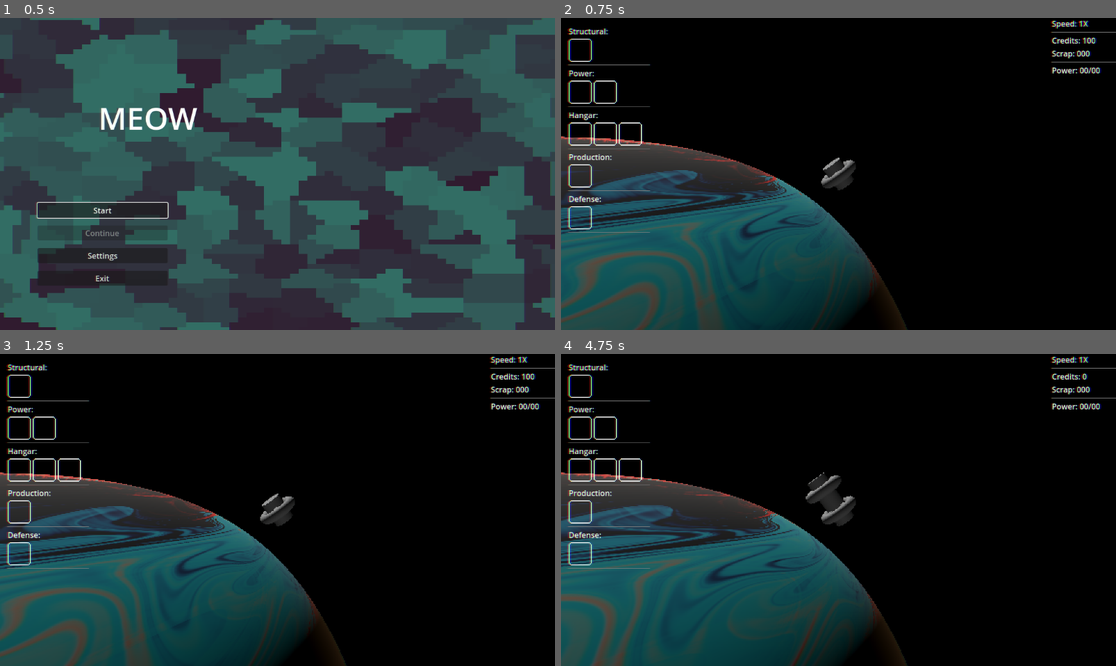
Above: before the commit, frames 1-4 (two rows, left to right).
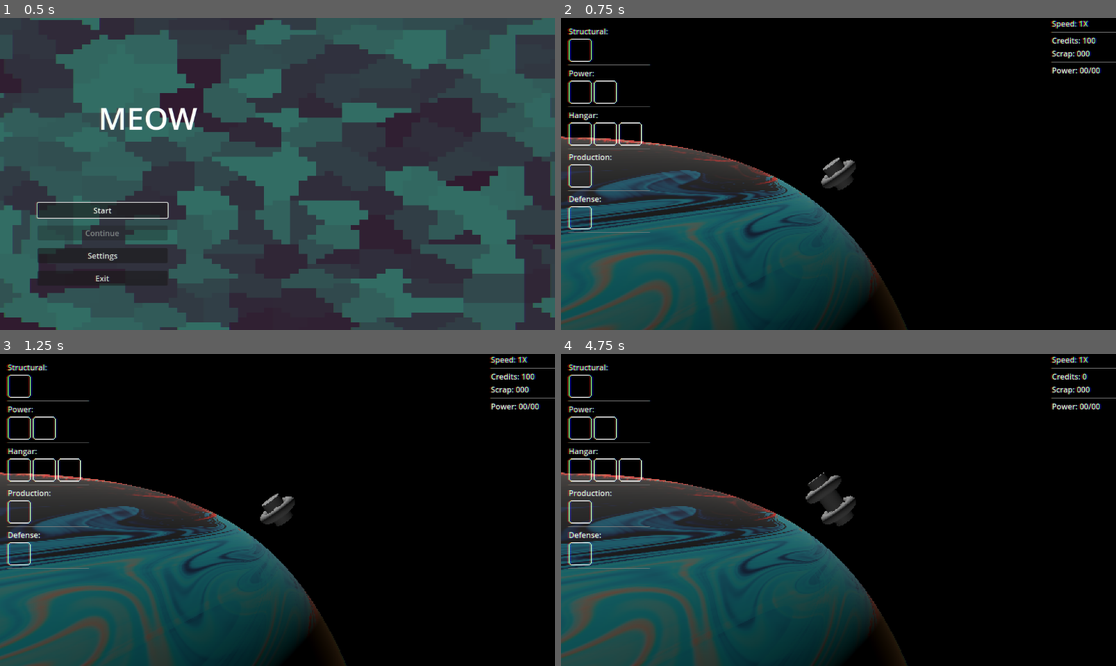
Above: after the commit, the same moments.

Repository: pjimenez1502/SpaceBoard
Game: Godot game, scene res://Components/Game/GAME.tscn
Same seed, same stepped clock (60 frames per second), same inputs: the game is played once before the commit and once after it.
Inputs (mouse positions are in pixels of both pictures, inside the frame that each line leads up to):
- Up to frame 1 (0.5 s): no input
- Up to frame 2 (0.75 s): click "Start" at 0.5 s
- Up to frame 3 (1.25 s): no input
- Up to frame 4 (4.75 s): click (577, 385) at 1.25 s; click (577, 428) at 2 s; click (605, 428) at 2.75 s; click (577, 469) at 3.5 s; click (605, 469) at 4.25 s

Frame 1 is identical in both runs. In frame 2, 3.4% of the frame differs, in the area x 0-57%, y 38-100%; in frame 3, 4.8%; in frame 4, 6.2%.

Commit message:
Civ_Hangar behaviour

Diff:
--- a/Components/FleetScene/debug_data.gd
+++ /dev/null
@@ -1,11 +0,0 @@
-extends Control
-
-@onready var scrap_value: Label = $VBoxContainer/Scrap
-@onready var alloy_value: Label = $VBoxContainer/Alloy
-@onready var fuel_value: Label = $VBoxContainer/Fuel
-@onready var jump_fuel_value: Label = $"VBoxContainer/Jump Fuel"
-@onready var crew_value: Label = $VBoxContainer/Crew
-@onready var pilot_value: Label = $VBoxContainer/Pilot
-@onready var civilians_value: Label = $VBoxContainer/Civilians
-@onready var food_value: Label = $VBoxContainer/Food
-@onready var water_value: Label = $VBoxContainer/Water
--- a/Components/FleetScene/fleet_scene.tscn
+++ /dev/null
@@ -1,187 +0,0 @@
-[gd_scene load_steps=8 format=3 uid="uid://td11omhafxhr"]
-
-[ext_resource type="Shader" uid="uid://capyldf343kln" path="res://Shader/Edge Detection.gdshader" id="1_dhtdo"]
-[ext_resource type="PackedScene" uid="uid://0q66jogyjlyw" path="res://Data/Ships/Capital/Test/Test_Capital_Scene.tscn" id="1_niyqh"]
-[ext_resource type="Script" uid="uid://bdma2kdsv6is4" path="res://Components/FleetScene/debug_data.gd" id="3_320as"]
-
-[sub_resource type="PlaneMesh" id="PlaneMesh_niyqh"]
-
-[sub_resource type="ShaderMaterial" id="ShaderMaterial_320as"]
-render_priority = 0
-shader = ExtResource("1_dhtdo")
-shader_parameter/depth_threshold = 0.05
-shader_parameter/reverse_depth_threshold = 0.25
-shader_parameter/normal_threshold = 0.6
-shader_parameter/darken_amount = 0.3
-shader_parameter/lighten_amount = 1.5
-shader_parameter/normal_edge_bias = Vector3(1, 1, 1)
-shader_parameter/light_direction = Vector3(-0.96, -0.18, 0.2)
-
-[sub_resource type="PlaneMesh" id="PlaneMesh_p4ppq"]
-orientation = 0
-
-[sub_resource type="Environment" id="Environment_niyqh"]
-background_mode = 1
-glow_enabled = true
-fog_light_color = Color(0, 0, 0, 1)
-
-[node name="FleetScene" type="Control"]
-layout_mode = 3
-anchors_preset = 15
-anchor_right = 1.0
-anchor_bottom = 1.0
-grow_horizontal = 2
-grow_vertical = 2
-
-[node name="SubViewportContainer" type="SubViewportContainer" parent="."]
-texture_filter = 1
-layout_mode = 1
-anchors_preset = 15
-anchor_right = 1.0
-anchor_bottom = 1.0
-grow_horizontal = 2
-grow_vertical = 2
-stretch = true
-stretch_shrink = 2
-
-[node name="SubViewport" type="SubViewport" parent="SubViewportContainer"]
-handle_input_locally = false
-size = Vector2i(576, 324)
-render_target_update_mode = 4
-
-[node name="FleetScene" type="Node3D" parent="SubViewportContainer/SubViewport"]
-
-[node name="Camera3D" type="Camera3D" parent="SubViewportContainer/SubViewport/FleetScene"]
-transform = Transform3D(-4.2222e-08, -0.258819, 0.965926, -1.13133e-08, 0.965926, 0.258819, -1, 0, -4.37114e-08, 24.1983, 6, 0.158956)
-
-[node name="MeshInstance3D" type="MeshInstance3D" parent="SubViewportContainer/SubViewport/FleetScene/Camera3D"]
-mesh = SubResource("PlaneMesh_niyqh")
-surface_material_override/0 = SubResource("ShaderMaterial_320as")
-
-[node name="Background?" type="MeshInstance3D" parent="SubViewportContainer/SubViewport/FleetScene"]
-transform = Transform3D(1, 0, 0, 0, 1, 0, 0, 0, 1, -40, 0, 0)
-visible = false
-mesh = SubResource("PlaneMesh_p4ppq")
-
-[node name="Test Capital" parent="SubViewportContainer/SubViewport/FleetScene" instance=ExtResource("1_niyqh")]
-
-[node name="WorldEnvironment" type="WorldEnvironment" parent="SubViewportContainer/SubViewport/FleetScene"]
-environment = SubResource("Environment_niyqh")
-
-[node name="DebugData" type="Control" parent="."]
-anchors_preset = 0
-offset_left = 20.0
-offset_top = 298.0
-offset_right = 204.0
-offset_bottom = 574.0
-script = ExtResource("3_320as")
-
-[node name="VBoxContainer" type="VBoxContainer" parent="DebugData"]
-layout_mode = 1
-anchors_preset = 15
-anchor_right = 1.0
-anchor_bottom = 1.0
-grow_horizontal = 2
-grow_vertical = 2
-
-[node name="Scrap" type="Label" parent="DebugData/VBoxContainer"]
-layout_mode = 2
-text = "Scrap"
-
-[node name="Alloy" type="Label" parent="DebugData/VBoxContainer"]
-layout_mode = 2
-text = "Scrap"
-
-[node name="HSeparator" type="HSeparator" parent="DebugData/VBoxContainer"]
-layout_mode = 2
-
-[node name="Fuel" type="Label" parent="DebugData/VBoxContainer"]
-layout_mode = 2
-text = "Scrap"
-
-[node name="Jump Fuel" type="Label" parent="DebugData/VBoxContainer"]
-layout_mode = 2
-text = "Scrap"
-
-[node name="HSeparator2" type="HSeparator" parent="DebugData/VBoxContainer"]
-layout_mode = 2
-
-[node name="Crew" type="Label" parent="DebugData/VBoxContainer"]
-layout_mode = 2
-text = "Scrap"
-
-[node name="Pilot" type="Label" parent="DebugData/VBoxContainer"]
-layout_mode = 2
-text = "Scrap"
-
-[node name="Civilians" type="Label" parent="DebugData/VBoxContainer"]
-layout_mode = 2
-text = "Scrap"
-
-[node name="HSeparator3" type="HSeparator" parent="DebugData/VBoxContainer"]
-layout_mode = 2
-
-[node name="Food" type="Label" parent="DebugData/VBoxContainer"]
-layout_mode = 2
-text = "Scrap"
-
-[node name="Water" type="Label" parent="DebugData/VBoxContainer"]
-layout_mode = 2
-text = "Scrap"
-
-[node name="Control" type="Control" parent="."]
-layout_mode = 1
-anchors_preset = 10
-anchor_right = 1.0
-offset_bottom = 63.0
-grow_horizontal = 2
-
-[node name="Label" type="Label" parent="Control"]
-layout_mode = 0
-offset_left = 92.0
-offset_top = 15.0
-offset_right = 320.0
-offset_bottom = 38.0
-text = "Icons and values of resources"
-
-[node name="Map button" type="Button" parent="Control"]
-layout_mode = 1
-anchors_preset = 8
-anchor_left = 0.5
-anchor_top = 0.5
-anchor_right = 0.5
-anchor_bottom = 0.5
-offset_left = -54.0
-offset_top = -22.5
-offset_right = 54.0
-offset_bottom = 23.5
-grow_horizontal = 2
-grow_vertical = 2
-text = "MAP"
-
-[node name="Map button2" type="Button" parent="Control"]
-layout_mode = 1
-anchors_preset = -1
-anchor_left = 0.5
-anchor_top = 0.492
-anchor_right = 0.5
-anchor_bottom = 0.5
-offset_left = -170.0
-offset_top = -25.996
-offset_right = -87.0
-offset_bottom = 27.5
-grow_horizontal = 2
-grow_vertical = 2
-text = "Ship and
-Inventory"
-
-[node name="Map button3" type="Button" parent="Control"]
-layout_mode = 1
-anchors_preset = 1
-anchor_left = 1.0
-anchor_right = 1.0
-offset_left = -72.0
-offset_bottom = 36.0
-grow_horizontal = 0
-text = "Options
-"
--- /dev/null
+++ b/Components/Ship/Ship.gd
@@ -0,0 +1,13 @@
+extends Node3D
+class_name Ship
+
+signal SHIP_ARRIVED
+
+func navigate(origin: Vector3, entry: Vector3, target:Vector3) -> void:
+	global_position = origin
+	var tween: Tween = get_tree().create_tween()
+	tween.tween_property(self, "global_position", entry, 4).set_trans(Tween.TRANS_EXPO)
+	tween.tween_property(self, "global_position", target, 1).set_trans(Tween.TRANS_EXPO)
+	await tween.finished
+	SHIP_ARRIVED.emit()
+	queue_free()
--- /dev/null
+++ b/Components/Ship/Ship_Civ_S.tscn
@@ -0,0 +1,13 @@
+[gd_scene load_steps=3 format=3 uid="uid://dg57o3101dvnk"]
+
+[ext_resource type="Script" uid="uid://vux0w25nub37" path="res://Components/Ship/Ship.gd" id="1_mu8j1"]
+
+[sub_resource type="PrismMesh" id="PrismMesh_mu8j1"]
+size = Vector3(0.1, 0.1, 0.025)
+
+[node name="Ship_Civ_S" type="Node3D"]
+script = ExtResource("1_mu8j1")
+
+[node name="MeshInstance3D" type="MeshInstance3D" parent="."]
+transform = Transform3D(1, 0, 0, 0, -4.37114e-08, 1, 0, -1, -4.37114e-08, 0, 0, 0)
+mesh = SubResource("PrismMesh_mu8j1")
--- a/Components/SpaceBoard/EntityTracker.gd
+++ /dev/null
@@ -1 +0,0 @@
-extends Node
--- a/Components/SpaceBoard/Grid/GridMaterial.tres
+++ /dev/null
@@ -1,7 +0,0 @@
-[gd_resource type="ShaderMaterial" load_steps=2 format=3 uid="uid://c8qnbcpkvrss7"]
-
-[ext_resource type="Shader" uid="uid://do506srfflaq4" path="res://Shader/GridShader.tres" id="1_7uep3"]
-
-[resource]
-render_priority = 0
-shader = ExtResource("1_7uep3")
--- a/Components/SpaceBoard/Grid/HexGrid.gd
+++ /dev/null
@@ -1,40 +0,0 @@
-@tool
-extends Node3D
-class_name HexGrid
-
-const TILE_SIZE : float = 1.0
-const HEX_TILE = preload("res://Components/SpaceBoard/Grid/hex_tile.tscn")
-
-@onready var camera_3d: Camera3D = $"../Camera3D"
-
-@export var board_size : Vector2 = Vector2(19,8)
-@export_tool_button("Generate Grid")
-var button_call: Callable = generate_grid
-
-func _ready() -> void:
-	generate_grid()
-
-func generate_grid() -> void:
-	clear_grid()
-	for x in range(board_size.x):
-		var tile_coordinates : Vector2 = Vector2.ZERO
-		tile_coordinates.x = x * TILE_SIZE * cos(deg_to_rad(30))
-		tile_coordinates.y = (0 if x % 2 == 0 else TILE_SIZE/2)
-		for y in range(board_size.y):
-			var tile : HexTile = HEX_TILE.instantiate()
-			add_child(tile)
-			tile.translate(Vector3(tile_coordinates.x, 0, tile_coordinates.y))
-			tile_coordinates.y += TILE_SIZE
-
-	place_camera()
-
-func clear_grid() -> void:
-	for child in get_children():
-		remove_child(child)
-		child.queue_free()
-
-func place_camera() -> void:
-	camera_3d.position = Vector3(
-		TILE_SIZE * cos(deg_to_rad(30)) * int(board_size.x/2),
-		7,
-		TILE_SIZE * int(board_size.y/2))
--- a/Components/SpaceBoard/Grid/Tile.gd
+++ /dev/null
@@ -1,4 +0,0 @@
-extends Node3D
-class_name HexTile
-
-var coords : Vector2
--- a/Components/SpaceBoard/Grid/hex_tile.tscn
+++ /dev/null
@@ -1,9 +0,0 @@
-[gd_scene load_steps=3 format=3 uid="uid://cqfclfb82y348"]
-
-[ext_resource type="PackedScene" uid="uid://x67a7672omy7" path="res://Components/SpaceBoard/Grid/Hexagon.glb" id="1_075r0"]
-[ext_resource type="Script" uid="uid://cft2qgdj5jnup" path="res://Components/SpaceBoard/Grid/Tile.gd" id="1_i0nl4"]
-
-[node name="HexTile" type="Node3D"]
-script = ExtResource("1_i0nl4")
-
-[node name="Hexagon2" parent="." instance=ExtResource("1_075r0")]
--- a/Components/SpaceBoard/space_board.tscn
+++ /dev/null
@@ -1,21 +0,0 @@
-[gd_scene load_steps=3 format=3 uid="uid://hmpf3cvbehri"]
-
-[ext_resource type="Script" uid="uid://ne6iawypd805" path="res://Components/SpaceBoard/EntityTracker.gd" id="1_k48fm"]
-[ext_resource type="Script" uid="uid://bdskrcuy0ckmv" path="res://Components/SpaceBoard/Grid/HexGrid.gd" id="2_yy6r5"]
-
-[node name="SpaceBoard" type="Node3D"]
-
-[node name="EntityTracker" type="Node" parent="."]
-script = ExtResource("1_k48fm")
-
-[node name="Grid" type="Node3D" parent="."]
-transform = Transform3D(1, 0, 0, 0, 1, 0, 0, 0, 1, 0.00580144, 0, -0.0348797)
-script = ExtResource("2_yy6r5")
-
-[node name="Camera3D" type="Camera3D" parent="."]
-transform = Transform3D(1, 0, 0, 0, -4.37114e-08, 1, 0, -1, -4.37114e-08, 7.79423, 7, 4)
-
-[node name="DirectionalLight3D" type="DirectionalLight3D" parent="."]
-transform = Transform3D(1, 0, 0, 0, -4.37114e-08, 1, 0, -1, -4.37114e-08, 0, 8.21117, 0)
-
-[node name="GridMap" type="GridMap" parent="."]
--- a/Components/Station/Station Components/Attachments/hangar_civ.gd
+++ b/Components/Station/Station Components/Attachments/hangar_civ.gd
@@ -1,7 +1,61 @@
 extends StationAttachment
+
+var ship_objects: Dictionary = {
+	"s": preload("res://Components/Ship/Ship_Civ_S.tscn")
+}
+
+@onready var working_timer: Timer = %WorkingTimer
+@onready var landing_target: Node3D = %LandingTarget
+@onready var entry_target: Node3D = %EntryTarget
+@onready var ship_space: Node = %ShipSpace
 
 @export var ship_frequency : int
 
-func on_update() -> void:
-	## Manage ship spawning, docking, income, ship undocking and despawning
-	pass
+var ship_count: int = 0
+var max_ship_count: int = 2
+
+func on_build() -> void:
+	super.on_build()
+	start_work_timer()
+	powered = true ##CHEATING POWER ON
+
+func on_work() -> void:
+	check_spawn_condition()
+
+func check_spawn_condition() -> void:
+	if !powered:
+		return
+	if ship_count >= max_ship_count:
+		return
+	spawn_incoming_ship()
+
+func spawn_incoming_ship() -> void:
+	spawn_ship(get_random_point(), landing_target.global_position).SHIP_ARRIVED.connect(start_ship_exit_timer)
+	ship_count += 1
+
+func spawn_outgoing_ship() -> void:
+	spawn_ship(landing_target.global_position, get_random_point())
+	ship_count -= 1
+	ResourceDirector.update_value("credits", 10)
+
+func spawn_ship(origin: Vector3, target: Vector3) -> Ship:
+	var ship: Ship = select_ship_model()
+	ship_space.add_child(ship)
+	ship.navigate(origin, entry_target.global_position, target)
+	return ship
+
+func select_ship_model() -> Ship:
+	return ship_objects.values().pick_random().instantiate()
+
+func start_ship_exit_timer() -> void:
+	get_tree().create_timer(30).timeout.connect(spawn_outgoing_ship)
+
+func get_random_point() -> Vector3:
+	var distance: int = 20
+	var rand_angle: int = randi_range(0,6)
+	var rand_point : Vector2 = distance * Vector2.from_angle(rand_angle)
+	return Vector3(rand_point.x, randi_range(-10,10), rand_point.y)
+
+func start_work_timer() -> void:
+	working_timer.start(5)
+	working_timer.timeout.connect(on_work)
--- a/Components/Station/Station Components/Attachments/hangar_civ.tscn
+++ b/Components/Station/Station Components/Attachments/hangar_civ.tscn
@@ -43,3 +43,17 @@
 [node name="MeshInstance3D3" type="MeshInstance3D" parent="Mesh/Levels/lvl_3"]
 transform = Transform3D(0.793353, 0, -0.608761, 0, 1, 0, 0.608761, 0, 0.793353, 0.421, 0, 0.2)
 mesh = SubResource("BoxMesh_62t6p")
+
+[node name="LandingTarget" type="Node3D" parent="."]
+unique_name_in_owner = true
+transform = Transform3D(1, 0, 0, 0, 1, 0, 0, 0, 1, 0.45, 0, -0.126399)
+
+[node name="EntryTarget" type="Node3D" parent="."]
+unique_name_in_owner = true
+transform = Transform3D(1, 0, 0, 0, 1, 0, 0, 0, 1, 1.13117, 0, 0)
+
+[node name="ShipSpace" type="Node" parent="."]
+unique_name_in_owner = true
+
+[node name="WorkingTimer" type="Timer" parent="."]
+unique_name_in_owner = true
--- a/Components/Station/Station Components/Attachments/power_reactor.gd
+++ b/Components/Station/Station Components/Attachments/power_reactor.gd
@@ -1,12 +1,12 @@
 extends StationAttachment
 
-@export var power: int = 40
 @onready var refuel_check_timer: Timer = %RefuelCheckTimer
 @onready var power_generation_timer: Timer = %PowerGenerationTimer
+@export var power_gen: int = 40
 
-var working: bool = false
 
 func on_build() -> void:
+	super.on_build()
 	check_refuel()
 
 func on_shutdown() -> void:
@@ -16,8 +16,8 @@
 	generating_power(ResourceDirector.check_cost({"reactor_fuel": 1}))
 
 func generating_power(value: bool) -> void:
-	working = value
-	var generated_power: int = power if working else 0
+	powered = value
+	var generated_power: int = power_gen if powered else 0
 	ResourceDirector.update_power_gen(attachment_id, generated_power)
 	print("REACTOR %d is generating %d power" % [attachment_id, generated_power])
 
--- a/Components/Station/Station Components/station_attatchment.gd
+++ b/Components/Station/Station Components/station_attatchment.gd
@@ -9,6 +9,8 @@
 var attachment_id: int
 var attachment_slot: int
 var attatchment_level: int = 1
+
+var powered: bool
 
 func set_level(level:int) -> void:
 	attatchment_level = level
@@ -24,7 +26,8 @@
 			lvl_3.visible = true
 
 func on_build() -> void:
-	pass
+	ResourceDirector.power_check()
+
 func on_update() -> void:
 	pass
 func on_shutdown() -> void:
--- a/Components/Station/station_scene.tscn
+++ b/Components/Station/station_scene.tscn
@@ -31,7 +31,7 @@
 shader_parameter/rimRetraction = 2.0
 shader_parameter/rimBrightness = 1.0
 shader_parameter/rimColor = Color(0.7, 0.5, 0.3, 1)
-shader_parameter/animationSpeed = 0.1
+shader_parameter/animationSpeed = 0.02
 shader_parameter/distortionStrength = 0.25
 
 [sub_resource type="BoxMesh" id="BoxMesh_qpcng"]
@@ -100,6 +100,10 @@
 mesh = SubResource("PlaneMesh_11fnl")
 surface_material_override/0 = SubResource("ShaderMaterial_b54n2")
 
+[node name="TOP DEBUG" type="Camera3D" parent="SubViewportContainer/SubViewport/Station Scene/CameraPivot"]
+transform = Transform3D(1, 0, 0, 0, -4.37114e-08, 1, 0, -1, -4.37114e-08, 3.85279e-06, 9.78628, -3.39233e-07)
+far = 40000.0
+
 [node name="PlanetShader" type="MeshInstance3D" parent="SubViewportContainer/SubViewport/Station Scene"]
 transform = Transform3D(1, 0, 0, 0, 1, 0, 0, 0, 1, -696.262, -895.603, -656.448)
 mesh = SubResource("BoxMesh_qpcng")
--- a/Components/_Global/Resource_Director.gd
+++ b/Components/_Global/Resource_Director.gd
@@ -83,6 +83,11 @@
 	power_uses[id] = value
 	send_power_update()
 
+func power_check() -> void:
+	## Run through each power user and check if there is enough power remaining
+	## Power as many as posible
+	pass
+
 func send_resource_update() -> void:
 	RESOURCES_UPDATE.emit(resources)
 func send_power_update() -> void:
--- a/Data/Attachments/Hangar_Civ.tres
+++ b/Data/Attachments/Hangar_Civ.tres
@@ -10,5 +10,6 @@
 cost = {
 "credits": 40
 }
+power_draw = 5
 scene = ExtResource("1_odhhr")
 metadata/_custom_type_script = "uid://bb1nlfr7qcrvs"
--- a/Data/Attachments/attachment_data.gd
+++ b/Data/Attachments/attachment_data.gd
@@ -6,4 +6,5 @@
 @export var cost: Dictionary = {
 	"credits": 0,
 }
+@export var power_draw: int
 @export var scene: PackedScene
Not shown, removed: Components/FleetScene/debug_data.gd.uid
Not shown, added: Components/Ship/Ship.gd.uid
Not shown, removed: Components/SpaceBoard/EntityTracker.gd.uid
Not shown, removed: Components/SpaceBoard/Grid/HexGrid.gd.uid
Binary file removed: Components/SpaceBoard/Grid/Hexagon.glb
Not shown, removed: Components/SpaceBoard/Grid/Hexagon.glb.import
Not shown, removed: Components/SpaceBoard/Grid/Tile.gd.uid
